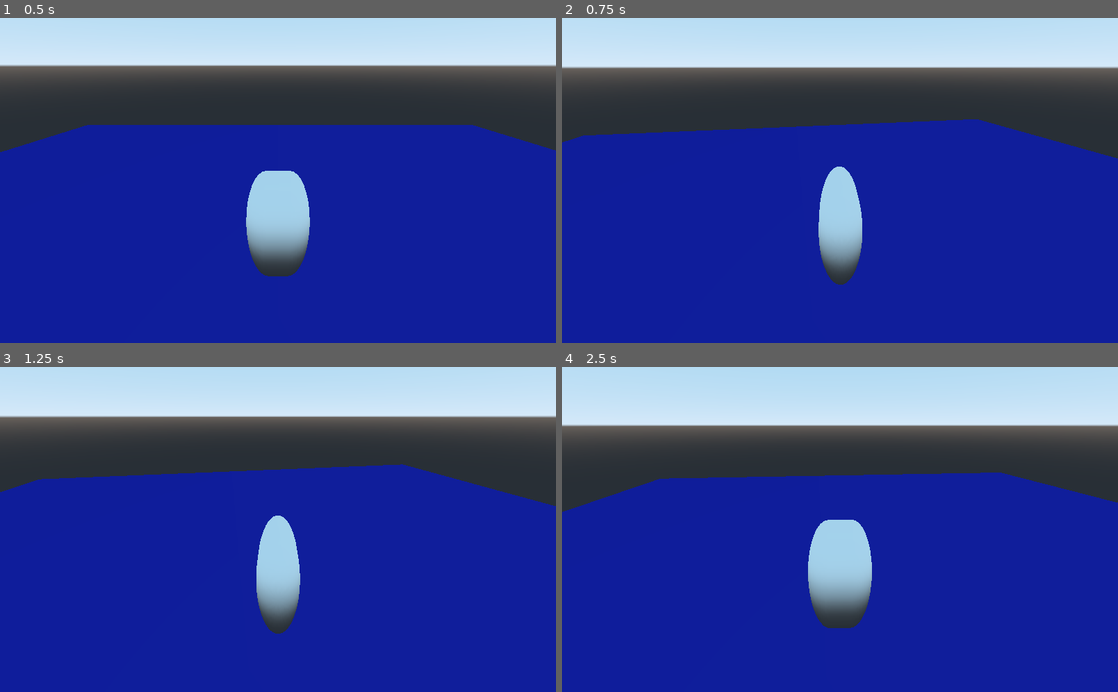
Above: before the commit, frames 1-4 (two rows, left to right).
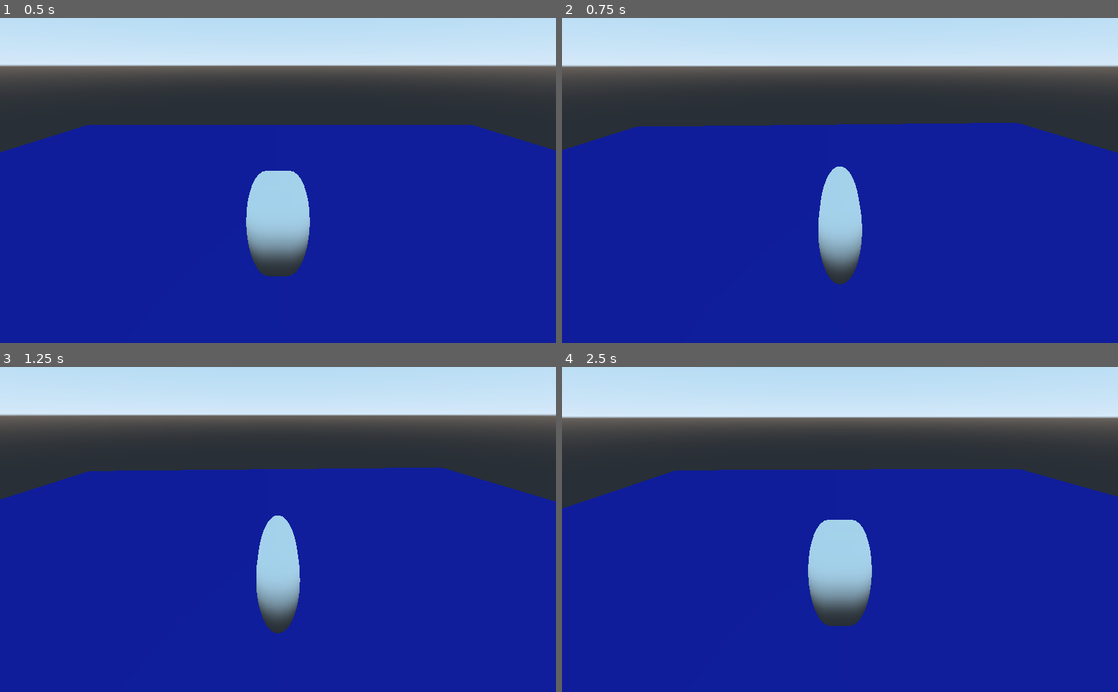
Above: after the commit, the same moments.

Repository: CoffeeStraw/Toutatis-Battle-System---DEMO
Game: Godot game, scene res://level/level.tscn
Same seed, same stepped clock (60 frames per second), same inputs: the game is played once before the commit and once after it.
Inputs (mouse positions are in pixels of both pictures, inside the frame that each line leads up to):
- Up to frame 1 (0.5 s): no input
- Up to frame 2 (0.75 s): tap Enter at 0.5 s; move the mouse to (867, 180) at 0.52 s; hold S (move_bw) from 0.53 s (still down)
- Up to frame 3 (1.25 s): keep holding S (move_bw)
- Up to frame 4 (2.5 s): move the mouse to (812, 529) at 1.27 s; release S (move_bw) at 1.28 s; tap W (move_fw) at 1.35 s; tap Space at 2 s; move the mouse to (851, 523) at 2.02 s; hold A (move_l) from 2.03 s (still down)

Frame 1 is identical in both runs. In frame 2, 2.1% of the frame differs, in the area x 0-100%, y 14-83%; in frame 3, 2.1%; in frame 4, 5.3%, in the area x 0-100%, y 15-81%.

Commit message:
Updated camera script, it will now keep rotating after the mouse is close to viewport borders

Diff:
--- a/characters/player/camera_follow.gd
+++ b/characters/player/camera_follow.gd
@@ -1,17 +1,19 @@
-# ORIGINAL SCRIPT: Jaccomo Lorenz (https://github.com/Maujoe/godot-camera-control)
-# Edits: CoffeeStraw
+# Author: CoffeeStraw
 
 extends Camera
 
 # Mouse settings
-export (float, 0.0, 1.0) var sensitivity = 0.2
+export (float, 0.0, 1.0) var sensitivity = 0.05
 export (float, 0.0, 0.999, 0.001) var smoothness = 0.8
 export var distance = 5.0
 export (int, 0, 360) var pitch_limit = 90
+export (float, 0.01, 100.0) var no_movement_mouse_perc = 75.0
 
 # Intern variables.
 var _privot
-var _mouse_position = Vector2(0.0, 0.0)
+var _mouse_global_pos = Vector2(0.0, 0.0)
+var _mouse_pos = Vector2(0.0, 0.0)
+var _mouse_perc = Vector2()
 var _yaw = 0.0
 var _pitch = 0.0
 var _total_pitch = 0.0
@@ -22,7 +24,10 @@
 	set_as_toplevel(true)
 
 	# Hiding mouse
-	Input.set_mouse_mode(2)
+	Input.set_mouse_mode(3)
+	# Getting first global position of mouse
+	_mouse_global_pos = get_viewport().size / 2
+	get_viewport().warp_mouse(_mouse_global_pos)
 
 	# Enabling Physics Process
 	set_physics_process(true)
@@ -31,7 +36,8 @@
 func _input(event):
 	# Getting mouse position when mouse movement is captured
 	if event is InputEventMouseMotion:
-		_mouse_position = event.relative
+		_mouse_pos = event.relative
+		_mouse_global_pos = event.position
 
 func _physics_process(delta):
 	# Calling updates
@@ -46,23 +52,36 @@
 	set_translation(t)
 
 func _update_mouselook():
+	# Getting percentage distance from center of screen
+	var viewport_center = get_viewport().size / 2
+	_mouse_perc.x = (_mouse_global_pos.x - viewport_center.x) / viewport_center.x * 100
+	_mouse_perc.y = (_mouse_global_pos.y - viewport_center.y) / viewport_center.y * 100
+
+	var target = _privot.get_global_transform().origin
+	var offset = get_global_transform().origin.distance_to(target)
+
+	set_translation(target)
+
+	# Calculating type of rotation
+	if abs(_mouse_perc.x) <= no_movement_mouse_perc and abs(_mouse_perc.y) <= no_movement_mouse_perc:
+		_mouse_pos *= sensitivity
+	else:
+		_mouse_pos = _mouse_perc * 1.3
+		_mouse_pos *= sensitivity / 3
+
 	# Updating mouse rotation over target
-	_mouse_position *= sensitivity
-	_yaw = _yaw * smoothness + _mouse_position.x * (1.0 - smoothness)
-	_pitch = _pitch * smoothness + _mouse_position.y * (1.0 - smoothness)
-	_mouse_position = Vector2(0, 0)
+	_yaw = _yaw * smoothness + _mouse_pos.x * (1.0 - smoothness)
+	_pitch = _pitch * smoothness + _mouse_pos.y * (1.0 - smoothness)
+	_mouse_pos = Vector2(0, 0)
 
 	if pitch_limit < 360:
 		_pitch = clamp(_pitch, -pitch_limit - _total_pitch, pitch_limit - _total_pitch)
 
 	_total_pitch += _pitch
 
-	var target = _privot.get_global_transform().origin
-	var offset = get_global_transform().origin.distance_to(target)
-
-	set_translation(target)
 	rotate_y(deg2rad(-_yaw))
 	rotate_object_local(Vector3(1,0,0), deg2rad(-_pitch))
+
 	translate(Vector3(0.0, 0.0, offset))
 
 func _update_collision_detection():
